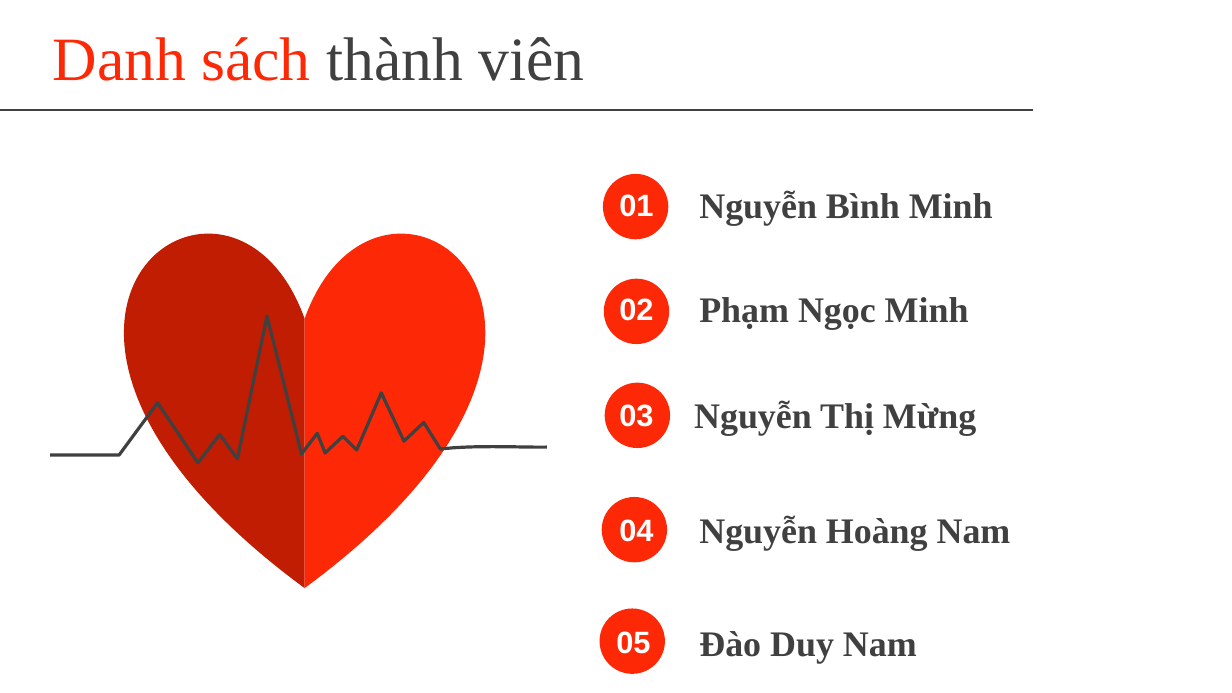
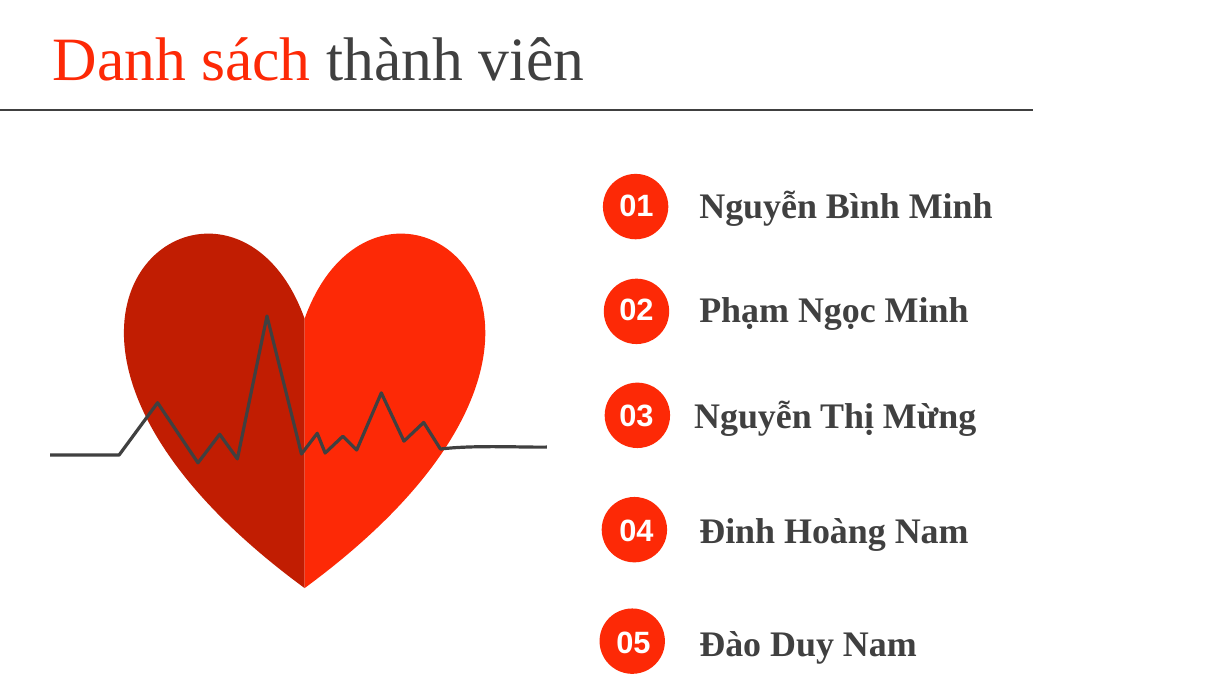
Before and after one commit to Linkadi98/Software-Requirement-Analystic, a slide deck: slide 2 of BTL.pptx. Drawn at 1232x693 pixels with LibreOffice and Linux fonts; fonts in the diff are those of the drawing; background and template pictures are left out. Boxes give left, top, right and bottom in pixels: in the first picture for what was removed or moved away, otherwise in the second. Text is boxed around its words. In the diff, an @@ line names an element or a change of style, - is before the commit and + after.

```diff
--- a/BTL.pptx
+++ b/BTL.pptx
@@ text at (699, 518, 969, 550): text changed @@
-Nguyễn Hoàng Nam
+Đinh Hoàng Nam
```
Also in this commit, not shown: 4 slides added, 1 other file.
